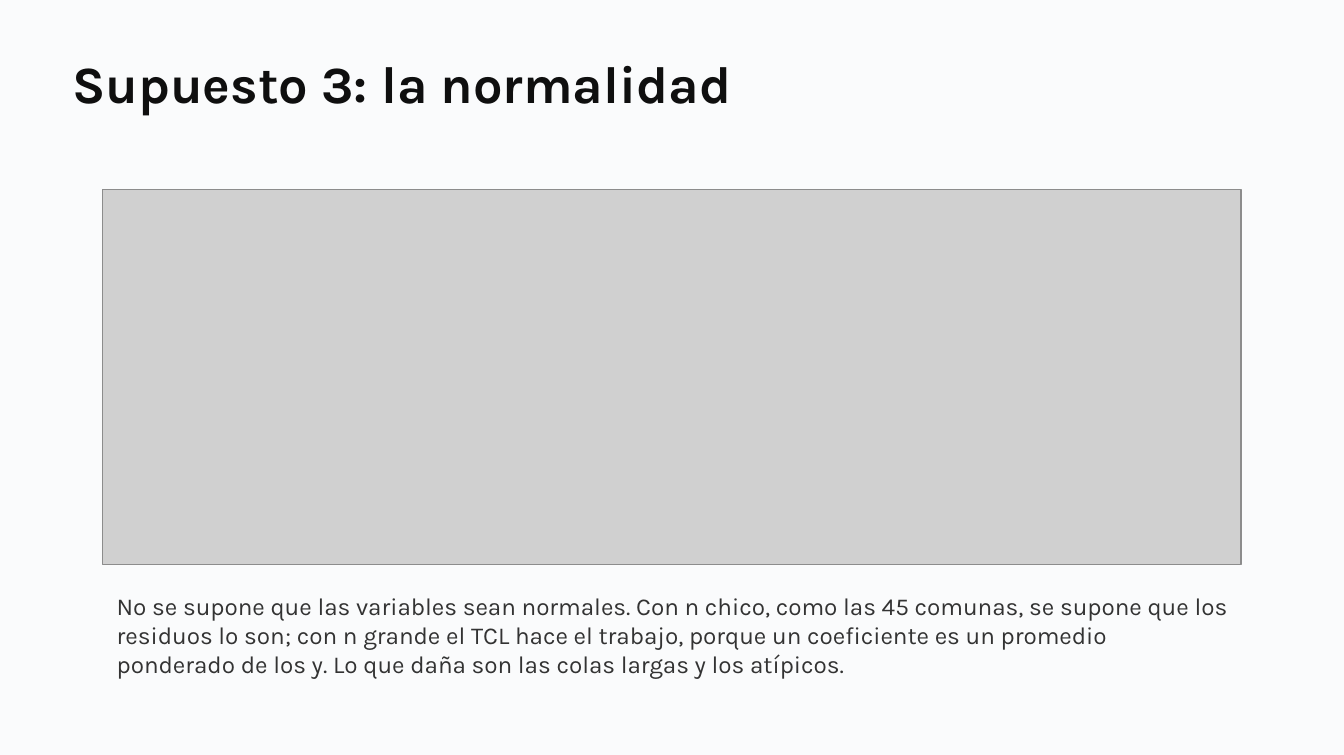
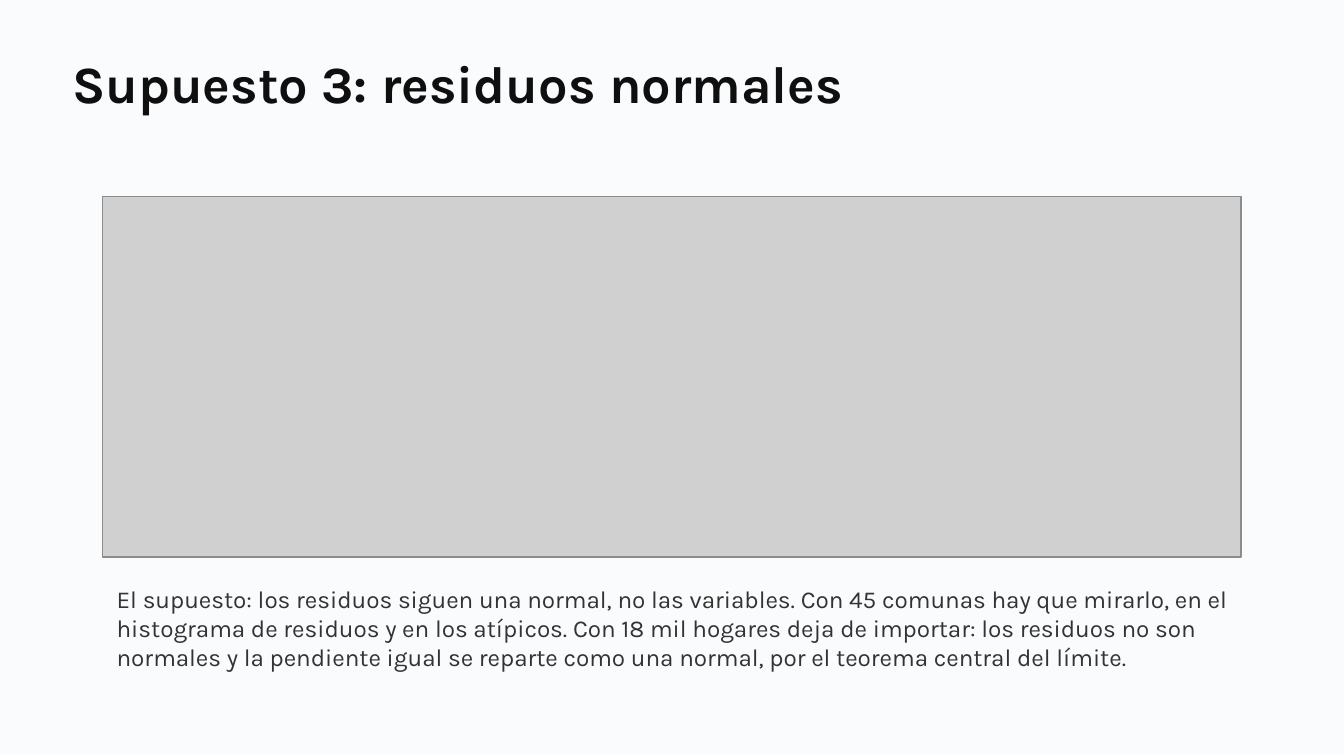
Before and after one commit to daniopitz/diplomado-cdd, a slide deck: slide 44 of presentaciones/clase05_probabilidad_inferencia.pptx. Drawn at 1344x755 pixels with LibreOffice and Linux fonts; fonts in the diff are those of the drawing; grey boxes stand for pictures. Boxes give left, top, right and bottom in pixels: in the first picture for what was removed or moved away, otherwise in the second. Text is boxed around its words. In the diff, an @@ line names an element or a change of style, - is before the commit and + after.

```diff
--- a/presentaciones/clase05_probabilidad_inferencia.pptx
+++ b/presentaciones/clase05_probabilidad_inferencia.pptx
@@ text at (72, 65, 843, 115): text changed @@
-Supuesto 3: la normalidad
+Supuesto 3: residuos normales
@@ picture: place and size @@
-picture at (102, 190, 1241, 564)
+picture at (102, 196, 1241, 556)
@@ text at (117, 591, 1227, 672): text changed @@
-No se supone que las variables sean normales. Con n chico, como las 45 comunas, se supone que los residuos lo son; con n grande el TCL hace el trabajo, porque un coeficiente es un promedio ponderado de los y. Lo que daña son las colas largas y los atípicos.
+El supuesto: los residuos siguen una normal, no las variables. Con 45 comunas hay que mirarlo, en el histograma de residuos y en los atípicos. Con 18 mil hogares deja de importar: los residuos no son normales y la pendiente igual se reparte como una normal, por el teorema central del límite.
```
Also in this commit, not shown: 1 other slide changed, 3 other files.
